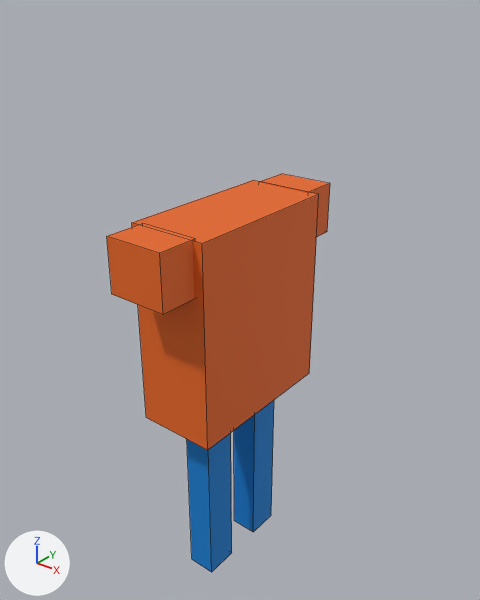
A saved change to the OBJ model homework4/models/student.obj.
The view is the same before and after, from a 50 mm lens placed at (2.45, -2.97, 3.91), pointed at (0.06, 0.01, 2.07). The lights are fixed; the arrows at lower left show +X, +Y and +Z. Mesh edges are drawn as thin lines. Where no turn or scale is listed for an object, it has been applied to the vertices.

Objects in the first picture: 'Cube.001_Cube.002', 'Cube.002_Cube.003', 'Cube.003_Cube.004', 'Cube.004_Cube.005', 'Cube_Cube.001'.
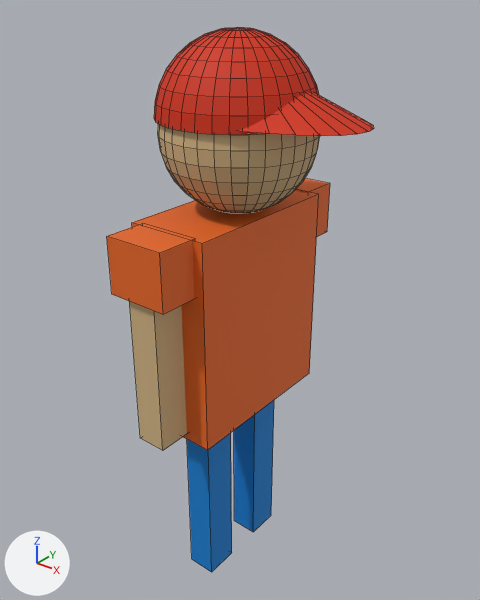
The newer file is also turned or shifted as a whole; pictures and numbers use the older file's frame.

Diff of the bpy script that builds the scene:
```diff
--- a/homework4/models/student.obj.py
+++ b/homework4/models/student.obj.py
@@ mat_hat @@
+mat_hat = principled_material('Hat')
+mat_hat.base_color = (0.64, 0.026, 0.0)  # orange #d12d00
+mat_hat.roughness = 0.69
@@ mat_skin @@
+mat_skin = principled_material('skin')
+mat_skin.base_color = (0.64, 0.449, 0.226)  # brown #d1b383
+mat_skin.roughness = 0.69
@@ me_sphere_001 @@
+me_sphere_001.from_pydata(...)  # 257 vertices, 256 faces; spans x -0.371..0.563, y -0.493..0.441, z 3.208..3.675
+me_sphere_001.materials.append(mat_hat)  # orange #d12d00
@@ me_sphere @@
+me_sphere.from_pydata(...)  # a UV sphere (32 segments, 16 rings, poles along z) spanning x -0.362..0.554, y -0.476..0.441, z 2.665..3.581
+me_sphere.materials.append(mat_skin)  # brown #d1b383
@@ me_cube_005_cube_000 @@
+me_cube_005_cube_000.from_pydata(...)  # a box spanning x -0.059..0.135, y -0.791..-0.559, z 1.369..2.442
+me_cube_005_cube_000.materials.append(mat_skin)  # brown #d1b383
@@ me_cone @@
+me_cone.from_pydata(...)  # 18 vertices, 30 faces; spans x 0.11..0.905, y -0.413..0.405, z 3.226..3.541
+me_cone.materials.append(mat_hat)  # orange #d12d00
@@ ob_sphere_001 @@
+ob_sphere_001 = bpy.data.objects.new('Sphere.001', me_sphere_001)
+ob_sphere_001.location = (-0.038, 0.02, 0.0)
@@ ob_sphere @@
+ob_sphere = bpy.data.objects.new('Sphere', me_sphere)
+ob_sphere.location = (-0.038, 0.02, 0.0)
@@ ob_cube_005_cube_000 @@
+ob_cube_005_cube_000 = bpy.data.objects.new('Cube.005_Cube.000', me_cube_005_cube_000)
+ob_cube_005_cube_000.location = (-0.038, 0.02, 0.0)
@@ ob_cone @@
+ob_cone = bpy.data.objects.new('Cone', me_cone)
+ob_cone.location = (-0.038, 0.02, 0.0)
```

Boxes (x1, y1, x2, y2) around the edits, measured in the pictures (480 x 600 px):
'Sphere.001', added
    after: (154, 27, 319, 135)
'Sphere', added (brown)
    after: (158, 124, 320, 213)
'Cube.005_Cube.000', added (brown)
    after: (129, 301, 187, 451)
'Cone', added
    after: (239, 92, 374, 136)
